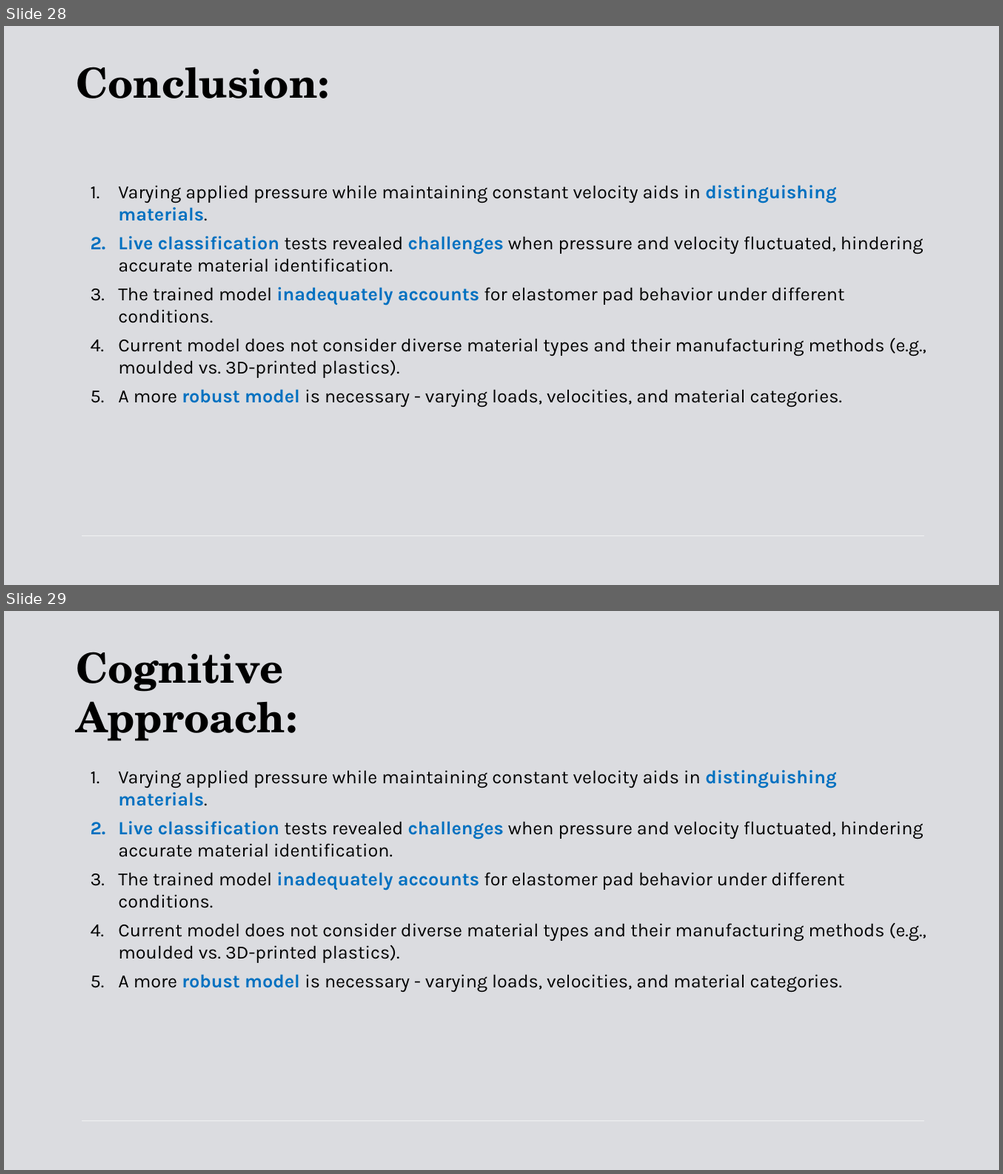
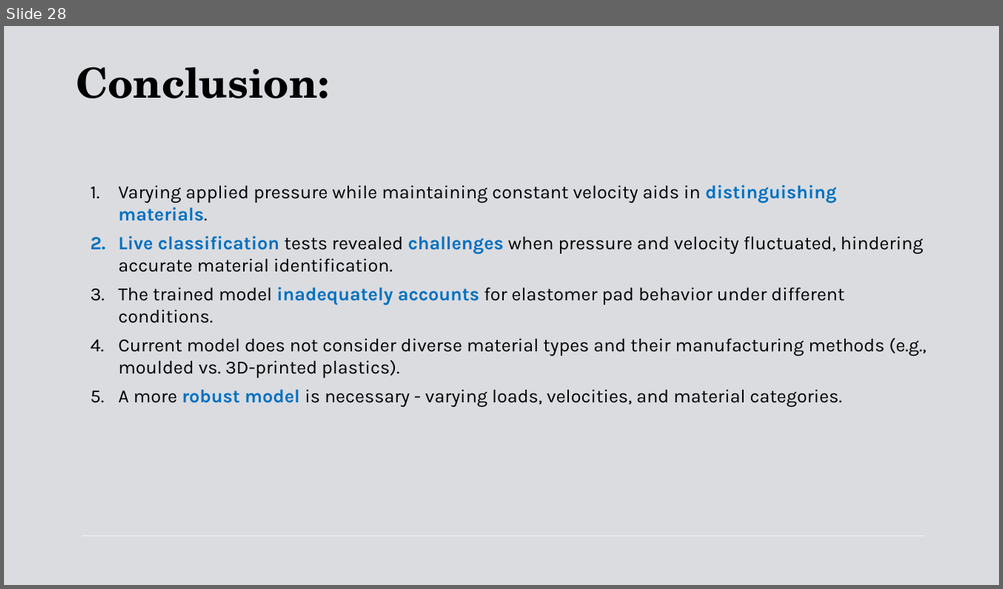
Before and after one commit to Stef504/COGAR_Assignment_2026, a slide deck: Presentation/C1.pptx. Shown one above the other, each under a label of ours: slides 28 and 29 before the commit, slide 28 after it. The pictures are 1003x1174 and 1003x589 pixels, drawn with LibreOffice and Linux fonts; fonts in the diff are those of the drawing. Boxes give left, top, right and bottom in pixels: in the first picture for what was removed or moved away, otherwise in the second. Text is boxed around its words. In the diff, an @@ line names an element or a change of style, - is before the commit and + after.

```diff
--- a/Presentation/C1.pptx
+++ b/Presentation/C1.pptx
@@ slide 29 removed at [4,611,999,1170], background #DBDCE0; not listed: 1 template element that a slide beside it also shows @@
@@ text removed at [76,652,297,741] @@
-Cognitive Approach:
@@ text removed at [118,770,923,857] @@
-1. Varying applied pressure while maintaining constant velocity aids in distinguishing materials.
-2. Live classification tests revealed challenges when pressure and velocity fluctuated, hindering accurate material identification.
@@ text removed at [118,872,926,992] @@
-3. The trained model inadequately accounts for elastomer pad behavior under different conditions.
-4. Current model does not consider diverse material types and their manufacturing methods (e.g., moulded vs. 3D-printed plastics).
-5. A more robust model is necessary - varying loads, velocities, and material categories.
```
Also in this commit, not shown: 1 slide added, 3 other files.
